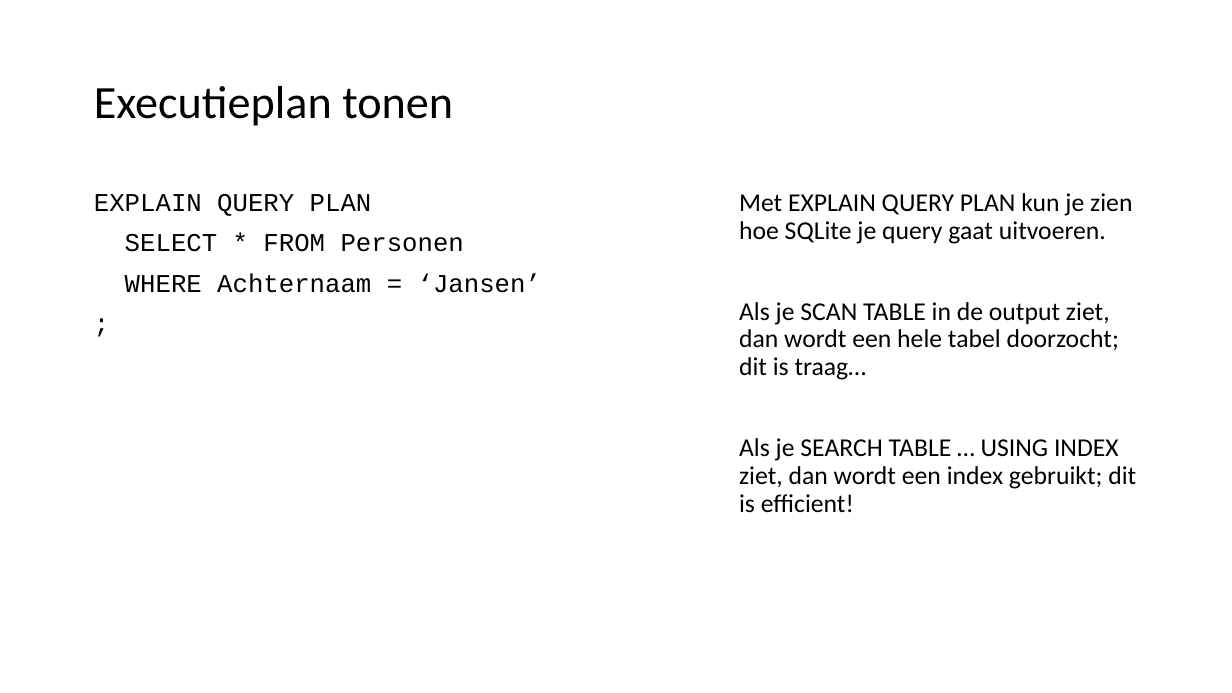
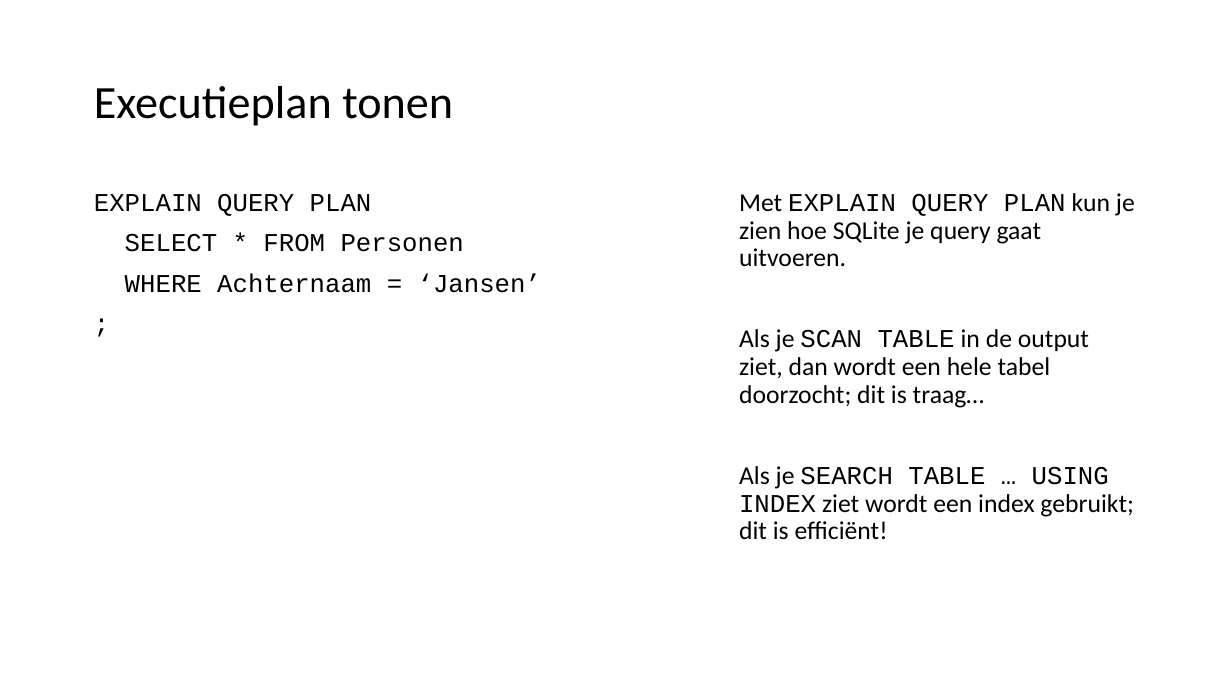
Before and after one commit to LFKoning/sql-cursus, a slide deck: slide 78 of sql_introductie.pptx. Drawn at 1232x693 pixels with LibreOffice and Linux fonts; fonts in the diff are those of the drawing. Boxes give left, top, right and bottom in pixels: in the first picture for what was removed or moved away, otherwise in the second. Text is boxed around its words. In the diff, an @@ line names an element or a change of style, - is before the commit and + after.

```diff
--- a/sql_introductie.pptx
+++ b/sql_introductie.pptx
@@ text at [739, 193, 1135, 408]: font Calibri to Courier New in "EXPLAIN QUERY PLAN", "SCAN TABLE" @@
@@ text at [739, 466, 1134, 540]: text changed @@
-Als je SEARCH TABLE … USING INDEX ziet, dan wordt een index gebruikt; dit is efficient!
+Als je SEARCH TABLE … USING INDEX ziet wordt een index gebruikt; dit is efficiënt!
```
Also in this commit, not shown: 27 other slides changed.
